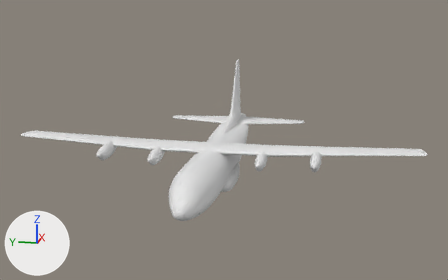
Before and after pictures for a commit that changed the Blender file c130/openfoam/models/blend/c130.blend.
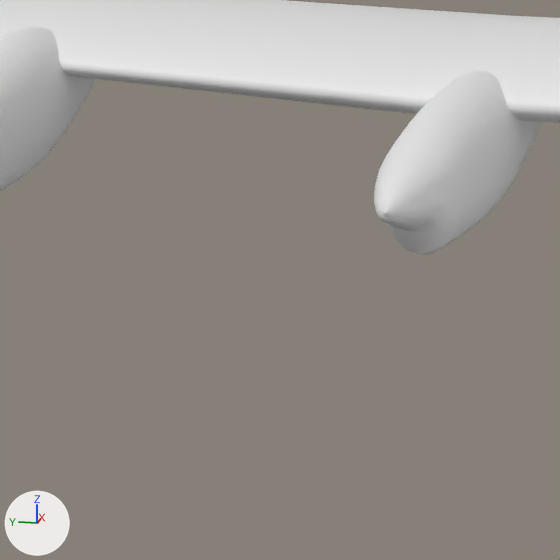
The first picture shows the older version from a 50 mm camera at (-57.5, -12.7, 17.4) aimed at (2.3, -0.8, 2.4). The close-ups show both versions on the part from 24% to 37% of the width and 49% to 71% of the height of that picture; other places that the commit changed are outside them. Every picture has the same lights, and +X, +Y and +Z are marked at lower left.

Before the edit, the objects in view are built like this:
```python
me_aaa = bpy.data.meshes.new('Aaa')
me_aaa.from_pydata(...)  # 2794 vertices, 5584 faces; spans x -1.2..3.7, y -20.2..20.2, z 1.6..2.8
me_cylinder_002 = bpy.data.meshes.new('Cylinder.002')
me_cylinder_002.from_pydata(...)  # 3204 vertices, 3200 faces; spans x -4.14..0.98, y 4.61..10.68, z 0.85..2.57
ob_engines = bpy.data.objects.new('Engines', me_cylinder_002)
ob_engines.location = (0.0, 0.0, 0.0)
_m = ob_engines.modifiers.new('Mirror', 'MIRROR')
_m.use_axis = (False, True, False)
ob_wing = bpy.data.objects.new('Wing', me_aaa)
ob_wing.location = (0.0, 0.0, 0.0)
```
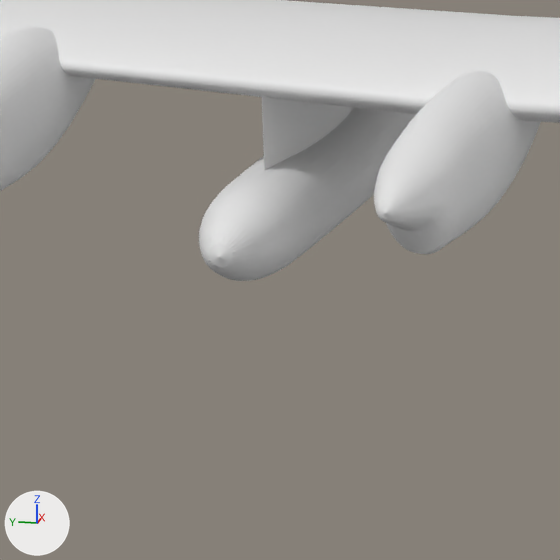
Where the change shows, as pixel boxes (x1, y1, x2, y2) in the close-ups (560 x 560 px):
```json
{"object": "Tanks", "change": "added", "after": [199, 95, 416, 281]}
```

The change, as JSON lines over the scene's bpy script:
```json
{"op": "add", "block": "me_aaa_001", "code": ["me_aaa_001 = bpy.data.meshes.new('Aaa.001')", "me_aaa_001.from_pydata(...)  # 1304 vertices, 1404 faces; spans x -2.59..5.01, y 6.92..8.02, z 0.1..2.08"]}
{"op": "add", "block": "ob_tanks", "code": ["ob_tanks = bpy.data.objects.new('Tanks', me_aaa_001)", "ob_tanks.location = (0.0, 0.0, 0.0)", "_m = ob_tanks.modifiers.new('Mirror', 'MIRROR')", "_m.use_axis = (False, True, False)", "_m.use_clip = True"]}
```
